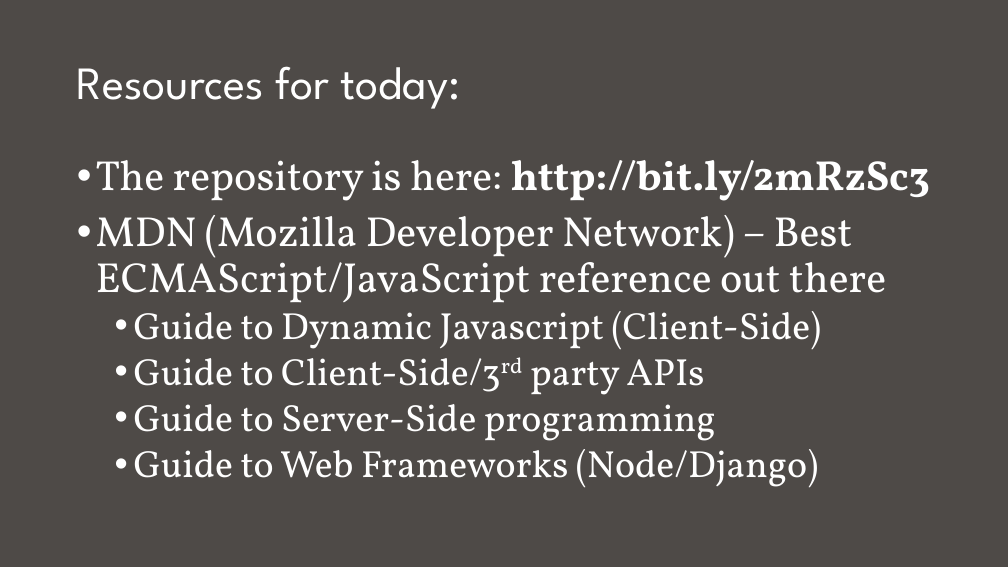
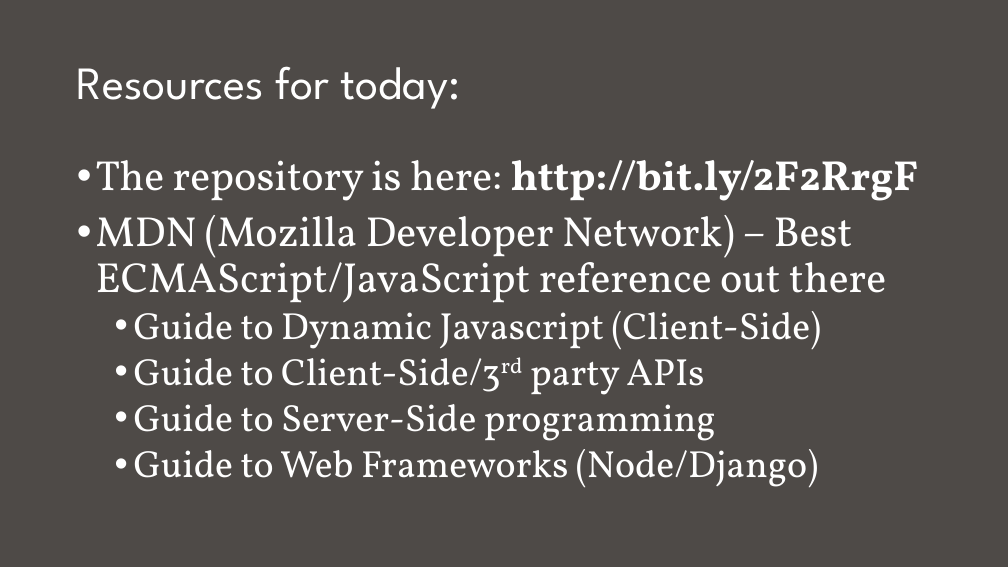
Before and after one commit to nuitrcs/intro_to_js_workshop, a slide deck: slide 4 of intro to js.pptx. Drawn at 1008x567 pixels with LibreOffice and Linux fonts; fonts in the diff are those of the drawing. Boxes give left, top, right and bottom in pixels: in the first picture for what was removed or moved away, otherwise in the second. Text is boxed around its words. In the diff, an @@ line names an element or a change of style, - is before the commit and + after.

```diff
--- a/intro to js.pptx
+++ b/intro to js.pptx
@@ text at (96,160,918,201): text changed @@
-• The repository is here: http://bit.ly/2mRzSc3
+• The repository is here: http://bit.ly/2F2RrgF
```
Also in this commit, not shown: 1 other slide changed.
